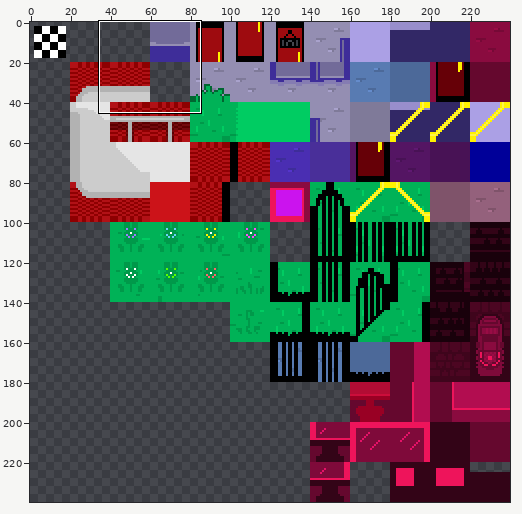
Two states of a sprite sheet, tilesets/TS_JamesoakWest/output_tileset.png. The picture above shows the old version from afar; the outline marks the close-up.
Close-up. Before the edit:
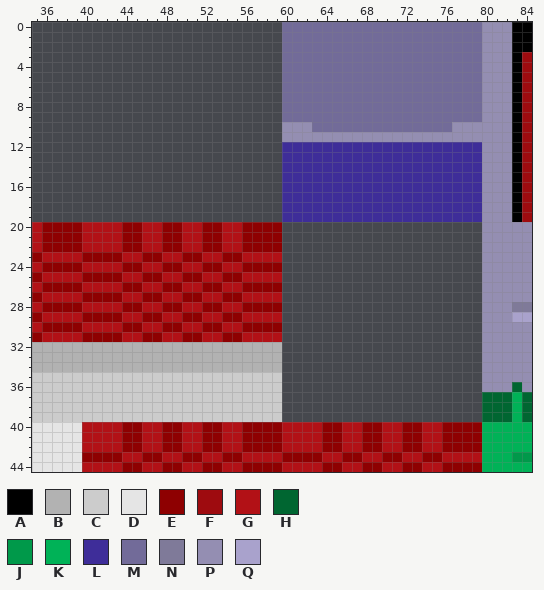
The file is 240x240 pixels. Colours within 5 levels of each other are drawn and written as one. Shown: x 35..84, y 0..44.
Palette (. is transparent): A #000000  B #b2b2b2  C #cccccc  D #e5e5e5  E #8e0001  F #9e0b0f  G #b21116  H #006631  J #00994a  K #00b257  L #3e2d99  M #726b99  N #7f7a99  P #948eb2  Q #a9a2cc
Pixels before, first column x 35:
 0 .........................MMMMMMMMMMMMMMMMMMMMPPPAA
 1 .........................MMMMMMMMMMMMMMMMMMMMPPPAA
 2 .........................MMMMMMMMMMMMMMMMMMMMPPPAA
 3 .........................MMMMMMMMMMMMMMMMMMMMPPPAF
 4 .........................MMMMMMMMMMMMMMMMMMMMPPPAF
 5 .........................MMMMMMMMMMMMMMMMMMMMPPPAF
 6 .........................MMMMMMMMMMMMMMMMMMMMPPPAF
 7 .........................MMMMMMMMMMMMMMMMMMMMPPPAF
 8 .........................MMMMMMMMMMMMMMMMMMMMPPPAF
 9 .........................MMMMMMMMMMMMMMMMMMMMPPPAF
10 .........................PPPMMMMMMMMMMMMMMPPPPPPAF
11 .........................PPPPPPPPPPPPPPPPPPPPPPPAF
12 .........................LLLLLLLLLLLLLLLLLLLLPPPAF
13 .........................LLLLLLLLLLLLLLLLLLLLPPPAF
14 .........................LLLLLLLLLLLLLLLLLLLLPPPAF
15 .........................LLLLLLLLLLLLLLLLLLLLPPPAF
16 .........................LLLLLLLLLLLLLLLLLLLLPPPAF
17 .........................LLLLLLLLLLLLLLLLLLLLPPPAF
18 .........................LLLLLLLLLLLLLLLLLLLLPPPAF
19 .........................LLLLLLLLLLLLLLLLLLLLPPPAF
20 GEEEEGGGGEEGGEEGGEEGGEEEE....................PPPPP
21 GEEEEGGGGEEGGEEGGEEGGEEEE....................PPPPP
22 GEEEEGGGGEEGGEEGGEEGGEEEE....................PPPPP
23 EGGGGEEEEGGEEGGEEGGEEGGGG....................PPPPP
24 GEEEEGGGGEEGGEEGGEEGGEEEE....................PPPPP
25 EGGGGEEEEGGEEGGEEGGEEGGGG....................PPPPP
26 GEEEEGGGGEEGGEEGGEEGGEEEE....................PPPPP
27 EGGGGEEEEGGEEGGEEGGEEGGGG....................PPPPP
28 GEEEEGGGGEEGGEEGGEEGGEEEE....................PPPNN
29 EGGGGEEEEGGEEGGEEGGEEGGGG....................PPPQQ
30 GEEEEGGGGEEGGEEGGEEGGEEEE....................PPPPP
31 EGGGGEEEEGGEEGGEEGGEEGGGG....................PPPPP
32 BBBBBBBBBBBBBBBBBBBBBBBBB....................PPPPP
33 BBBBBBBBBBBBBBBBBBBBBBBBB....................PPPPP
34 BBBBBBBBBBBBBBBBBBBBBBBBB....................PPPPP
35 CCCCCCCCCCCCCCCCCCCCCCCCC....................PPPPP
36 CCCCCCCCCCCCCCCCCCCCCCCCC....................PPPHP
37 CCCCCCCCCCCCCCCCCCCCCCCCC....................HHHKH
38 CCCCCCCCCCCCCCCCCCCCCCCCC....................HHHKH
39 CCCCCCCCCCCCCCCCCCCCCCCCC....................HHHKH
40 DDDDDGGGGEEGGEEGGEEGGEEEEGGGGEEGGEEGGEEGGEEEEKKKKK
41 DDDDDGGGGEEGGEEGGEEGGEEEEGGGGEEGGEEGGEEGGEEEEKKKKK
42 DDDDDGGGGEEGGEEGGEEGGEEEEGGGGEEGGEEGGEEGGEEEEKKKKK
43 DDDDDEEEEGGEEGGEEGGEEGGGGEEEEGGEEGGEEGGEEGGGGKKKJJ
44 DDDDDGGGGEEGGEEGGEEGGEEEEGGGGEEGGEEGGEEGGEEEEKKKKK
Now the later version:
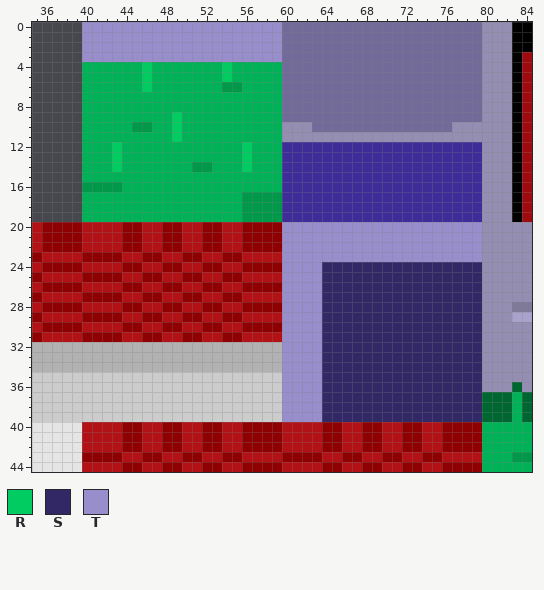
Colours new in this view: R #00cc62  S #322866  T #988ecc
The edit:
Changed rows in their new state; - is an unchanged pixel.
first column x 40:
 0 TTTTTTTTTTTTTTTTTTTT--------------------
 1 TTTTTTTTTTTTTTTTTTTT--------------------
 2 TTTTTTTTTTTTTTTTTTTT--------------------
 3 TTTTTTTTTTTTTTTTTTTT--------------------
 4 KKKKKKRKKKKKKKRKKKKK--------------------
 5 KKKKKKRKKKKKKKRKKKKK--------------------
 6 KKKKKKRKKKKKKKJJKKKK--------------------
 7 KKKKKKKKKKKKKKKKKKKK--------------------
 8 KKKKKKKKKKKKKKKKKKKK--------------------
 9 KKKKKKKKKRKKKKKKKKKK--------------------
10 KKKKKJJKKRKKKKKKKKKK--------------------
11 KKKKKKKKKRKKKKKKKKKK--------------------
12 KKKRKKKKKKKKKKKKRKKK--------------------
13 KKKRKKKKKKKKKKKKRKKK--------------------
14 KKKRKKKKKKKJJKKKRKKK--------------------
15 KKKKKKKKKKKKKKKKKKKK--------------------
16 JJJJKKKKKKKKKKKKKKKK--------------------
17 KKKKKKKKKKKKKKKKJJJJ--------------------
18 KKKKKKKKKKKKKKKKJJJJ--------------------
19 KKKKKKKKKKKKKKKKJJJJ--------------------
20 --------------------TTTTTTTTTTTTTTTTTTTT
21 --------------------TTTTTTTTTTTTTTTTTTTT
22 --------------------TTTTTTTTTTTTTTTTTTTT
23 --------------------TTTTTTTTTTTTTTTTTTTT
24 --------------------TTTTSSSSSSSSSSSSSSSS
25 --------------------TTTTSSSSSSSSSSSSSSSS
26 --------------------TTTTSSSSSSSSSSSSSSSS
27 --------------------TTTTSSSSSSSSSSSSSSSS
28 --------------------TTTTSSSSSSSSSSSSSSSS
29 --------------------TTTTSSSSSSSSSSSSSSSS
30 --------------------TTTTSSSSSSSSSSSSSSSS
31 --------------------TTTTSSSSSSSSSSSSSSSS
32 --------------------TTTTSSSSSSSSSSSSSSSS
33 --------------------TTTTSSSSSSSSSSSSSSSS
34 --------------------TTTTSSSSSSSSSSSSSSSS
35 --------------------TTTTSSSSSSSSSSSSSSSS
36 --------------------TTTTSSSSSSSSSSSSSSSS
37 --------------------TTTTSSSSSSSSSSSSSSSS
38 --------------------TTTTSSSSSSSSSSSSSSSS
39 --------------------TTTTSSSSSSSSSSSSSSSS
Pixel boxes of the changes (left, top, right, bottom) in both close-ups:
added: (82, 22, 482, 422)
